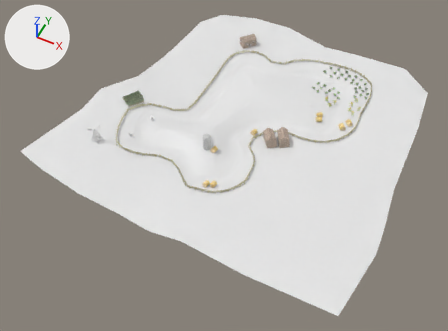
One commit to the Blender file media/trunk/tracks/farm/farm.blend: the scene before it, then after it.
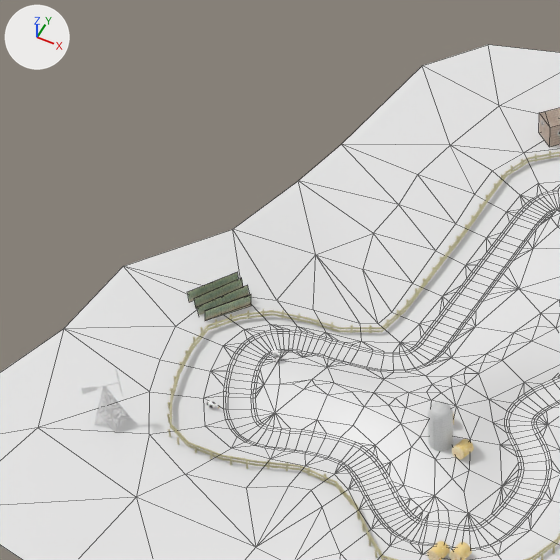
Old and new are each drawn whole from a 50 mm camera at (277.0, -546.0, 542.0) aimed at (51.0, -93.0, -25.0) and again close up on the part from 13% to 55% of the width and 0% to 56% of the height. Arrows for +X, +Y and +Z are at upper left; the lights stay in place. The first two pictures are the older version. The close-ups show mesh edges as thin lines.

The scene before the commit, as lines of its bpy script (objects in view):
```python
ob_fence_002 = bpy.data.objects.new('fence.002', me_cube_004)
ob_fence_002.location = (-30.2, -39.9, 4.5)
ob_racetrack = bpy.data.objects.new('racetrack', me_wheat4)
ob_racetrack.location = (45.5, -30.6, 8.1)
ob_racetrack.scale = (2.24, 2.24, 2.24)
ob_wheat1 = bpy.data.objects.new('wheat1', me_wheat1)
ob_wheat1.location = (-85.9, -80.3, 12.7)
ob_wheat1.rotation_euler = (0.0553, -0.0265, 0.25)  # degrees (3.2, -1.5, 14)
ob_wheat1.scale = (0.591, 0.591, 0.591)
ob_wheat2 = bpy.data.objects.new('wheat2', me_wheat2)
ob_wheat2.location = (-78.7, -71.9, 12.8)
ob_wheat2.rotation_euler = (0.0975, -0.0387, 0.224)  # degrees (5.6, -2.2, 13)
ob_wheat2.scale = (0.544, 0.544, 0.544)
ob_wheat3 = bpy.data.objects.new('wheat3', me_wheat3)
ob_wheat3.location = (-93.7, -76.6, 15.1)
ob_wheat3.rotation_euler = (0.0316, -0.01, 0.232)  # degrees (1.8, -0.6, 13)
ob_wheat3.scale = (0.58, 0.58, 0.58)
ob_wheat4 = bpy.data.objects.new('wheat4', me_plane_009)
ob_wheat4.location = (-85.7, -68.7, 14.4)
ob_wheat4.rotation_euler = (0.191, -0.123, 0.157)  # degrees (11, -7, 9)
ob_wheat4.scale = (0.561, 0.561, 0.561)
# me_wheat4
# before: 1977 (-69.0, 0.0, 0.0) at pixel (232, 229), 1979 (-42.0, 5.0, -3.0) at pixel (362, 269), 1993 (-67.0, 22.0, -3.0) at pixel (298, 180)
# also in view: 'Cylinder' at (35.0, -106.0, 21.0)
```
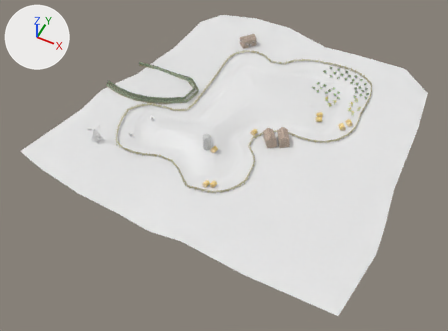
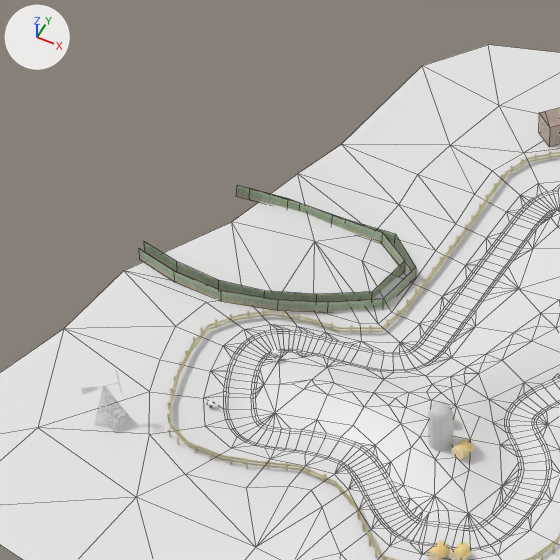
Changed parts and their boxes [x1, y1, x2, y2] in the close-ups (560 x 560 px; the box of a moved part takes in the faces that stretch with it):
'wheat2.001', added: after [144, 186, 405, 302]
'wheat.001', added: after [139, 188, 416, 312]
'wheat2', hidden: before [205, 294, 251, 321]
'wheat1', hidden: before [197, 285, 249, 315]
'wheat4', hidden (green): before [194, 278, 243, 308]
'wheat3', hidden (green): before [187, 272, 238, 302]
part 1 of me_wheat4, moved or reshaped: [64, 145, 413, 329] in both

The change, as a list of edits to the scene's bpy script:
```text
Change me_wheat4:
    where me_wheat4.from_pydata(...)  # 2004 vertices, 1853 faces; spans x -91.0..95.0, y -95.0..87.0, z -4.0..2.0
    used by ob_racetrack; location = (45.5, -30.6, 8.1); scale = (2.24, 2.24, 2.24)
    me_wheat4 part 1
    add for i in [1977, 1979, 1993]: me_wheat4.vertices[i].co += Vector((0.0, 0.0, 2.0))
    me_wheat4.vertices[1975].co: (-81.0, -19.0, 1.0) -> (-81.0, -19.0, 0.0)  # pixel (123, 266) -> pixel (123, 270)
    me_wheat4.vertices[1976].co: (-52.0, 4.0, -3.0) -> (-52.0, 4.0, 1.0)  # pixel (315, 254) -> pixel (314, 241)
Add me_wheat1_002:
    me_wheat1_002.from_pydata(...)  # 22 vertices, 10 faces; spans x -50.9..49.8, y -0.7..68.1, z -5.8..10.1
    me_wheat1_002.polygons.foreach_set('use_smooth', [True] * 10)
    me_wheat1_002.materials.append(mat_wheat_png)  # picture img_wheat_png
Add me_wheat1_010:
    me_wheat1_010.from_pydata(...)  # 22 vertices, 10 faces; spans x -34.1..73.8, y -60.7..13.0, z -10.1..5.9
    me_wheat1_010.polygons.foreach_set('use_smooth', [True] * 10)
    me_wheat1_010.materials.append(mat_wheat_png)  # picture img_wheat_png
Change ob_wheat3:
    ob_wheat3.rotation_euler: (0.0316, -0.01, 0.232) -> (0.0, 0.0, 0.0)  # degrees (1.8, -0.6, 13) -> degrees (0, 0, 0)
    ob_wheat3.scale: (0.58, 0.58, 0.58) -> (1.0, 1.0, 1.0)
    ob_wheat3.location: (-93.7, -76.6, 15.1) -> (0.0, 0.0, 0.0)
    add ob_wheat3.hide_set(True)  # its collection is switched off
Change ob_wheat4:
    ob_wheat4.rotation_euler: (0.191, -0.123, 0.157) -> (0.0, 0.0, 0.0)  # degrees (11, -7, 9) -> degrees (0, 0, 0)
    ob_wheat4.scale: (0.561, 0.561, 0.561) -> (1.0, 1.0, 1.0)
    ob_wheat4.location: (-85.7, -68.7, 14.4) -> (0.0, 0.0, 0.0)
    add ob_wheat4.hide_set(True)  # its collection is switched off
Change ob_wheat2:
    ob_wheat2.rotation_euler: (0.0975, -0.0387, 0.224) -> (0.0, 0.0, 0.0)  # degrees (5.6, -2.2, 13) -> degrees (0, 0, 0)
    ob_wheat2.scale: (0.544, 0.544, 0.544) -> (1.0, 1.0, 1.0)
    ob_wheat2.location: (-78.7, -71.9, 12.8) -> (0.0, 0.0, 0.0)
    add ob_wheat2.hide_set(True)  # its collection is switched off
Change ob_wheat1:
    ob_wheat1.rotation_euler: (0.0553, -0.0265, 0.25) -> (0.0, 0.0, 0.0)  # degrees (3.2, -1.5, 14) -> degrees (0, 0, 0)
    ob_wheat1.scale: (0.591, 0.591, 0.591) -> (1.0, 1.0, 1.0)
    ob_wheat1.location: (-85.9, -80.3, 12.7) -> (0.0, 0.0, 0.0)
    add ob_wheat1.hide_set(True)  # its collection is switched off
Add ob_wheat2_001:
    ob_wheat2_001 = bpy.data.objects.new('wheat2.001', me_wheat1_002)
    ob_wheat2_001.location = (-82.2, -68.1, 11.8)
    ob_wheat2_001.rotation_euler = (-0.148, 0.1, -0.0364)  # degrees (-8.5, 5.7, -2.1)
Add ob_wheat_001:
    ob_wheat_001 = bpy.data.objects.new('wheat.001', me_wheat1_010)
    ob_wheat_001.location = (-99.1, -12.2, 10.8)
```
